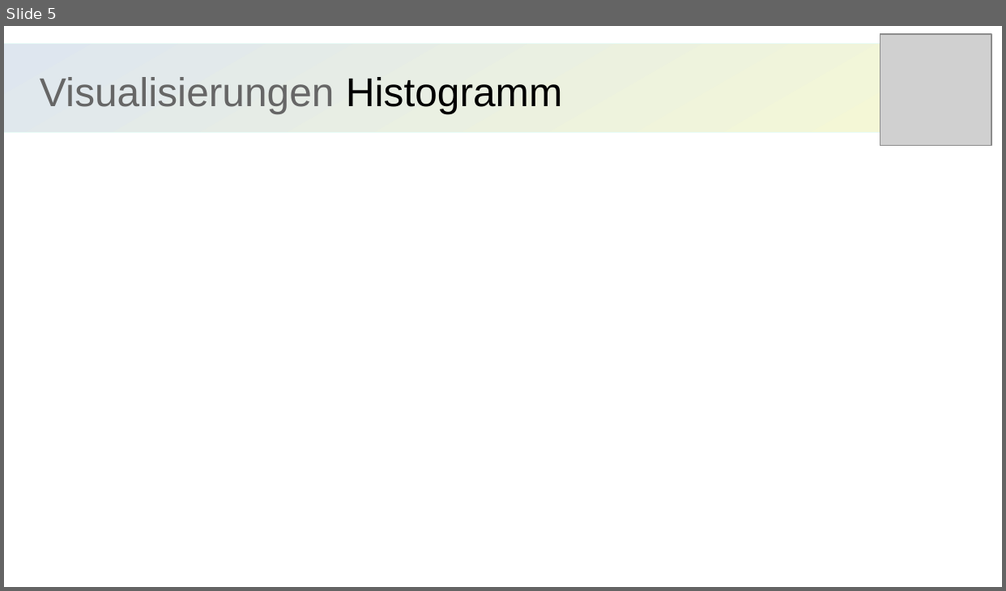
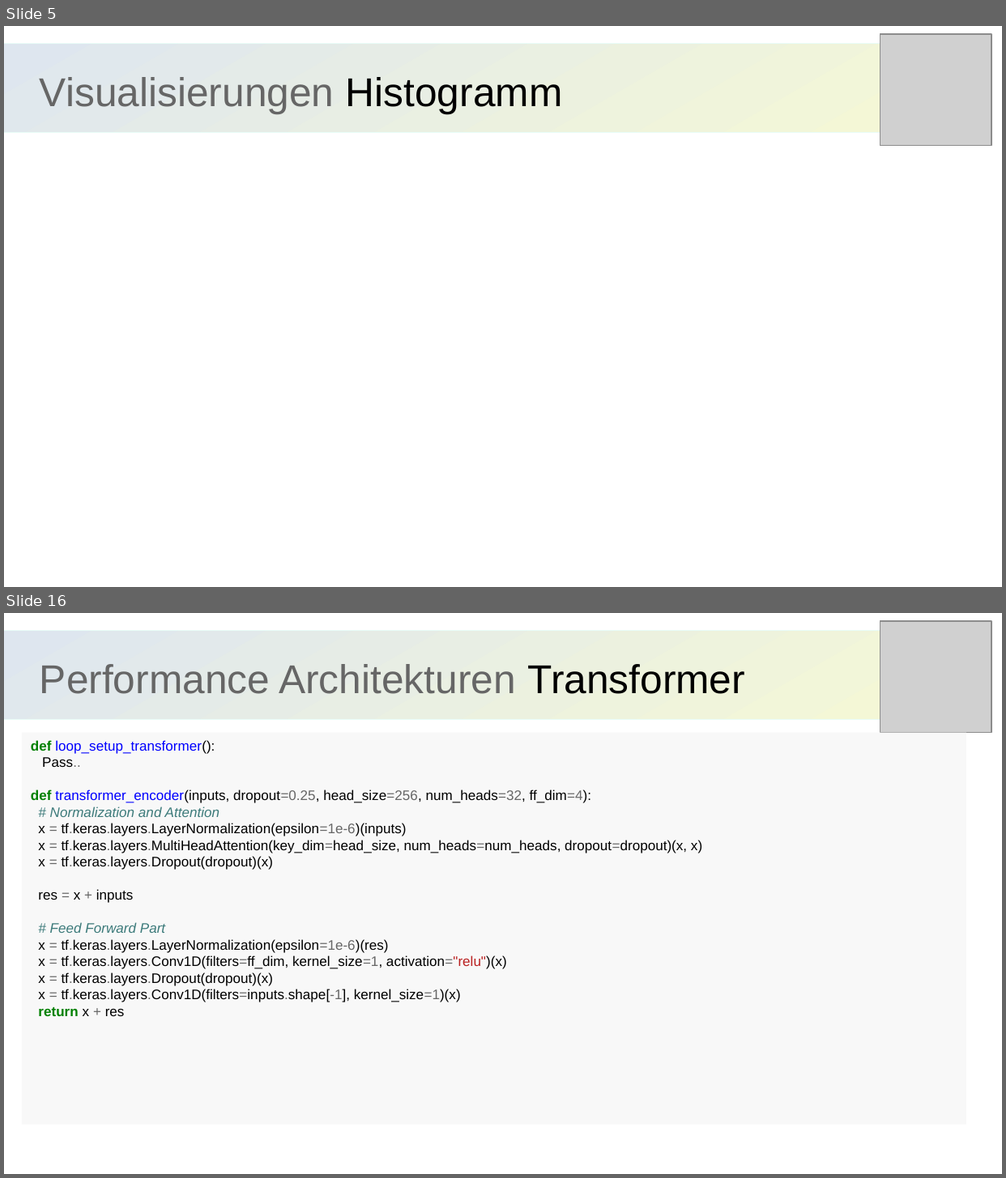
Before and after one commit to TorgeSchwark/BS-Temperature, a slide deck: presentation_prototype.odp. Shown one above the other, each under a label of ours: slide 5 before the commit, slides 5 and 16 after it; the slides between them are not shown. The pictures are 1006x591 and 1006x1178 pixels, drawn with LibreOffice and Linux fonts; fonts in the diff are those of the drawing; grey boxes stand for pictures. Boxes give left, top, right and bottom in pixels: in the first picture for what was removed or moved away, otherwise in the second. Text is boxed around its words. In the diff, an @@ line names an element or a change of style, - is before the commit and + after.

```diff
--- a/presentation_prototype.odp
+++ b/presentation_prototype.odp
@@ slide 16 added at (4, 613, 1002, 1174), background #FFFFFF @@
@@ rectangle added at (4, 631, 985, 720), fill gradient #DEE6EF to #F6F9D4, outline #E8FCF7 0 pt @@
@@ picture added at (880, 621, 992, 733) @@
@@ title added at (40, 664, 746, 694), 32 pt, text #666666 @@
+Performance Architekturen Transformer
@@ rectangle added at (22, 733, 966, 1125), fill #F8F8F8, 11 pt, text #000000 @@
+def loop_setup_transformer():
+Pass..
+def transformer_encoder(inputs, dropout=0.25, head_size=256, num_heads=32, ff_dim=4):
+# Normalization and Attention
+x = tf.keras.layers.LayerNormalization(epsilon=1e-6)(inputs)
+x = tf.keras.layers.MultiHeadAttention(key_dim=head_size, num_heads=num_heads, dropout=dropout)(x, x)
+x = tf.keras.layers.Dropout(dropout)(x)
+res = x + inputs
+# Feed Forward Part
+x = tf.keras.layers.LayerNormalization(epsilon=1e-6)(res)
+x = tf.keras.layers.Conv1D(filters=ff_dim, kernel_size=1, activation="relu")(x)
+x = tf.keras.layers.Dropout(dropout)(x)
+x = tf.keras.layers.Conv1D(filters=inputs.shape[-1], kernel_size=1)(x)
+return x + res
```
Also in this commit, not shown: 16 other slides added.
